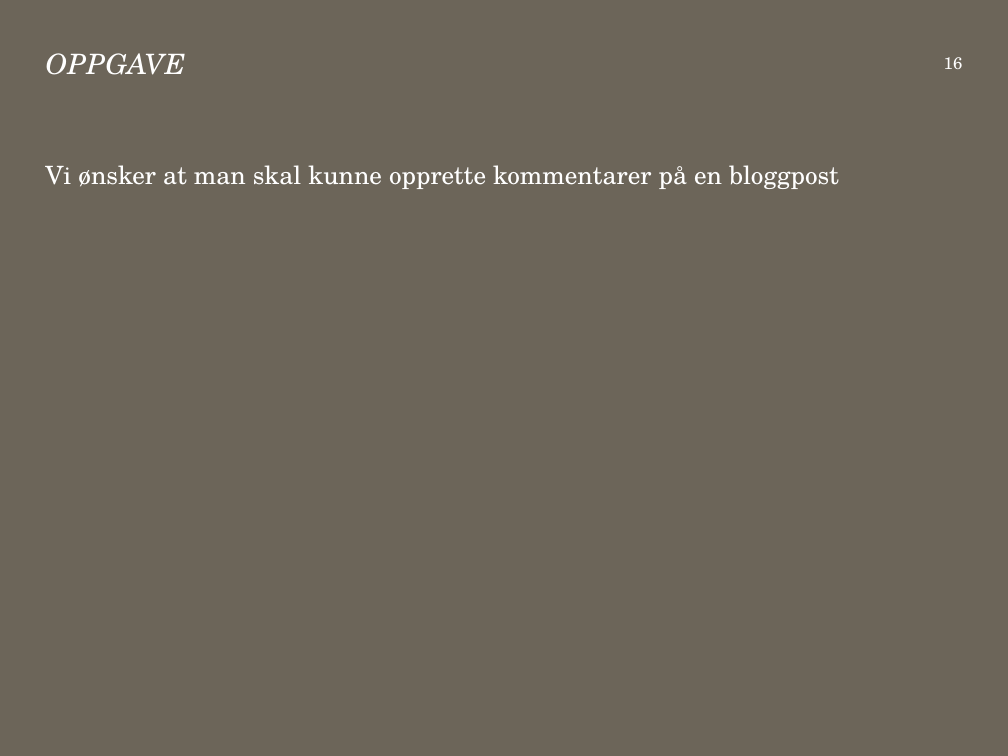
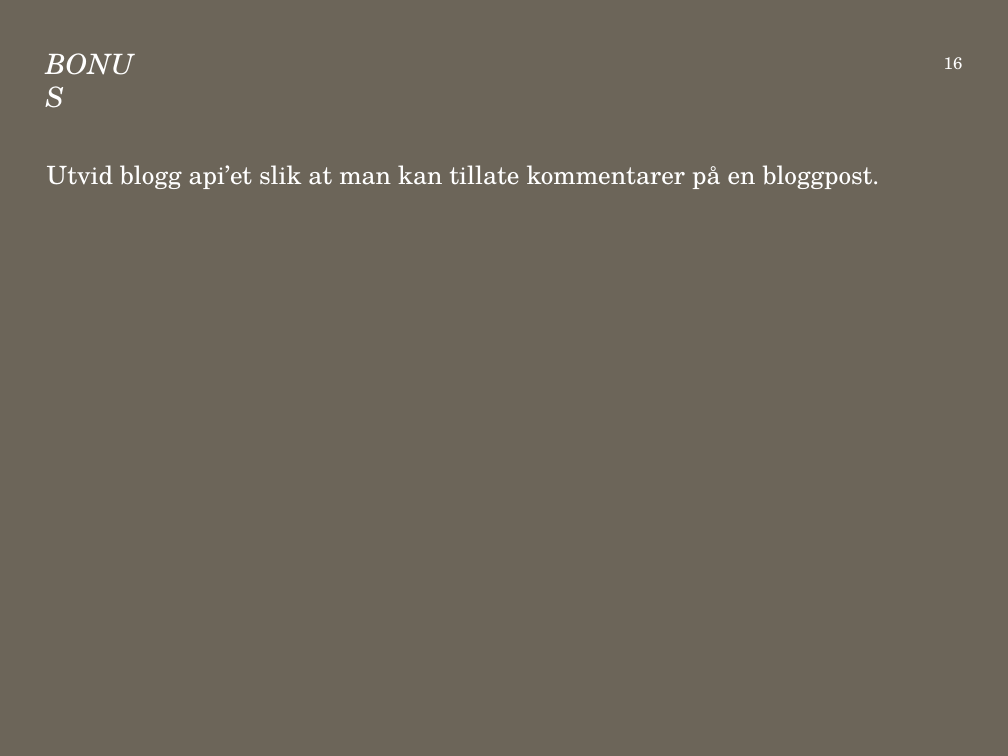
Before and after one commit to bekk/dotnetkurs, a slide deck: slide 16 of webapi/WebAPI.pptx. Drawn at 1008x756 pixels with LibreOffice and Linux fonts; fonts in the diff are those of the drawing. Boxes give left, top, right and bottom in pixels: in the first picture for what was removed or moved away, otherwise in the second. Text is boxed around its words. In the diff, an @@ line names an element or a change of style, - is before the commit and + after.

Commit message:
Adjustments to slides for webapi and uploaded MinBlogg

```diff
--- a/webapi/WebAPI.pptx
+++ b/webapi/WebAPI.pptx
@@ title at (46,53,186,75): text changed @@
-OPPGAVE
+BONUS
@@ text at (47,165,880,189): text changed @@
-Vi ønsker at man skal kunne opprette kommentarer på en bloggpost
+Utvid blogg api’et slik at man kan tillate kommentarer på en bloggpost.
```
Also in this commit, not shown: 13 other slides changed, 16 other files.
